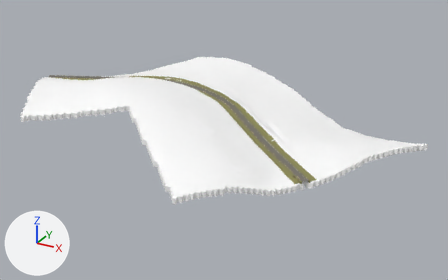
Two versions of the glTF model app/world/hand/conz_17.glb, one commit apart.
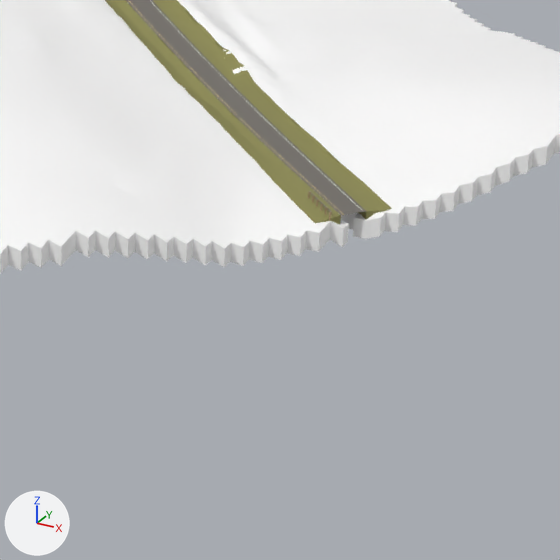
Old and new are each drawn whole from a 50 mm camera at (198.1, -317.6, 238.1) aimed at (23.6, -0.4, 79.5) and again close up on the part from 46% to 81% of the width and 43% to 100% of the height. Every picture has the same lights, and +X, +Y and +Z are marked at lower left. The older version's two pictures come first.

The first close-up shows 'road17', 'terrain17', 'verge17L', 'verge17R' and 3 more.
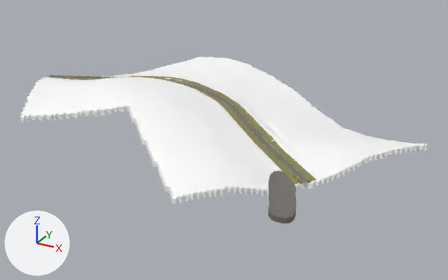
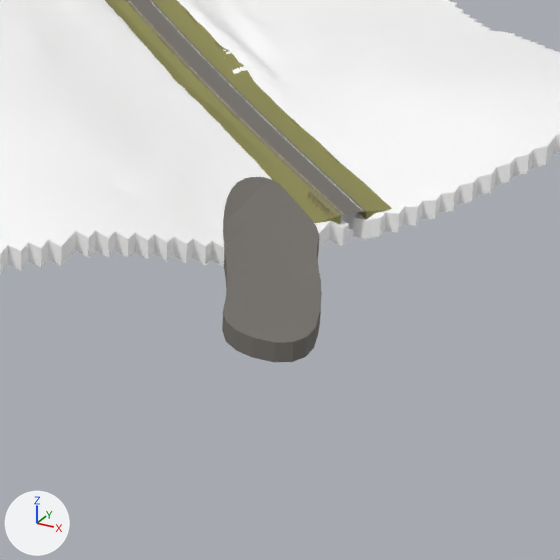
What the commit changed:
Material 'lot' (mat_lot) is new.
Its base color is (0.177, 0.164, 0.148) (grey #75716b).
Its roughness is 0.9.
Mesh me_mesh_7_1 is new.
It has 135 vertices, 228 faces and spans x -577.6..-552.7, y -180.2..-139.9, z 89.2..94.8.
It uses material mat_lot (grey #75716b).
Object 'lot_1230517' (ob_lot_1230517) is new; it shows me_mesh_7_1.
Its location is (659.8, 89.5, 0.0).

Boxes (x1, y1, x2, y2) around the edits, measured in the close-ups (560 x 560 px):
'lot_1230517', added: after (222, 177, 322, 362)
